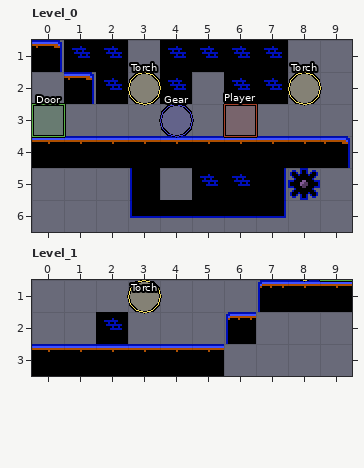
A LDtk project gets an edit: assets/oldtech.ldtk. The picture above was drawn from the file before the commit.
Cells are 16x16 px. Shown: Level_0 x 0..9, y 1..6; Level_1 x 0..9, y 1..3.
The result:
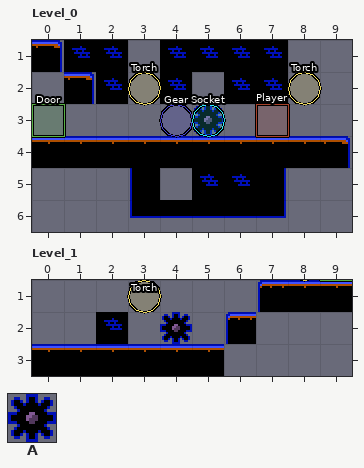
Key: from "Tileset": A 23.
_ is an empty cell.
Objects are placed by their top-left corner, in cells (3,4 is the top-left corner of cell 3,4); size is 1x1 cell unless given.
Tiles replaced or removed in this view: A.
Change:
Changed rows in their new state; . is an unchanged cell.
Layer "Tiles", Level_0:
first column x 5:
3 A...
5 ..._
Layer "Entities", Level_0:
added: "Player" rectangle at 7,3
added: "Socket" ellipse at 5,3
removed: "Player" rectangle at 6,3
Layer "Tiles", Level_1:
first column x 4:
2 A
